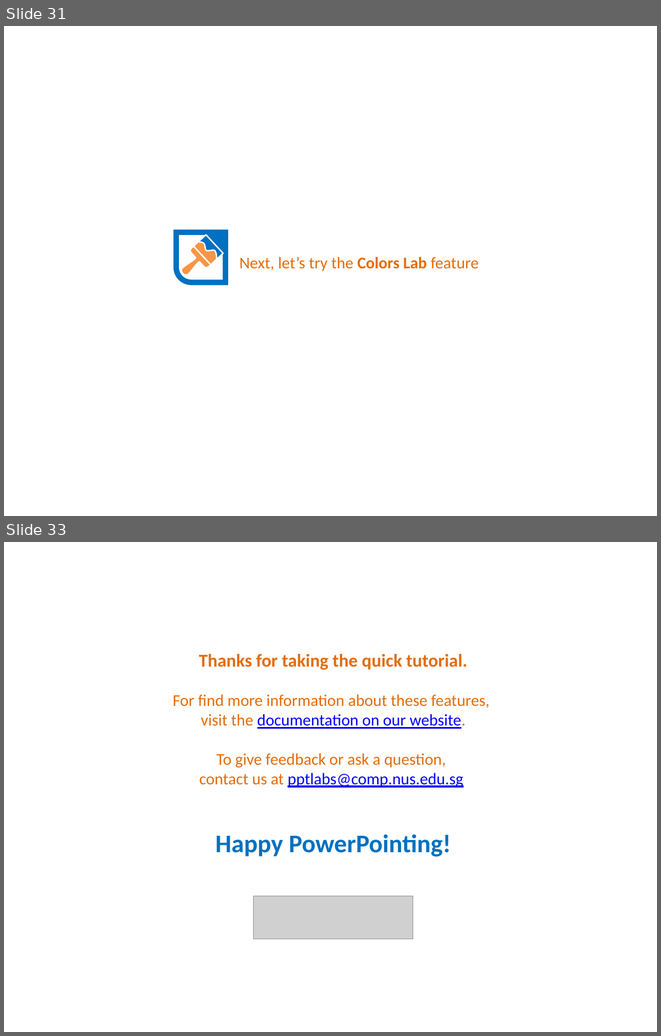
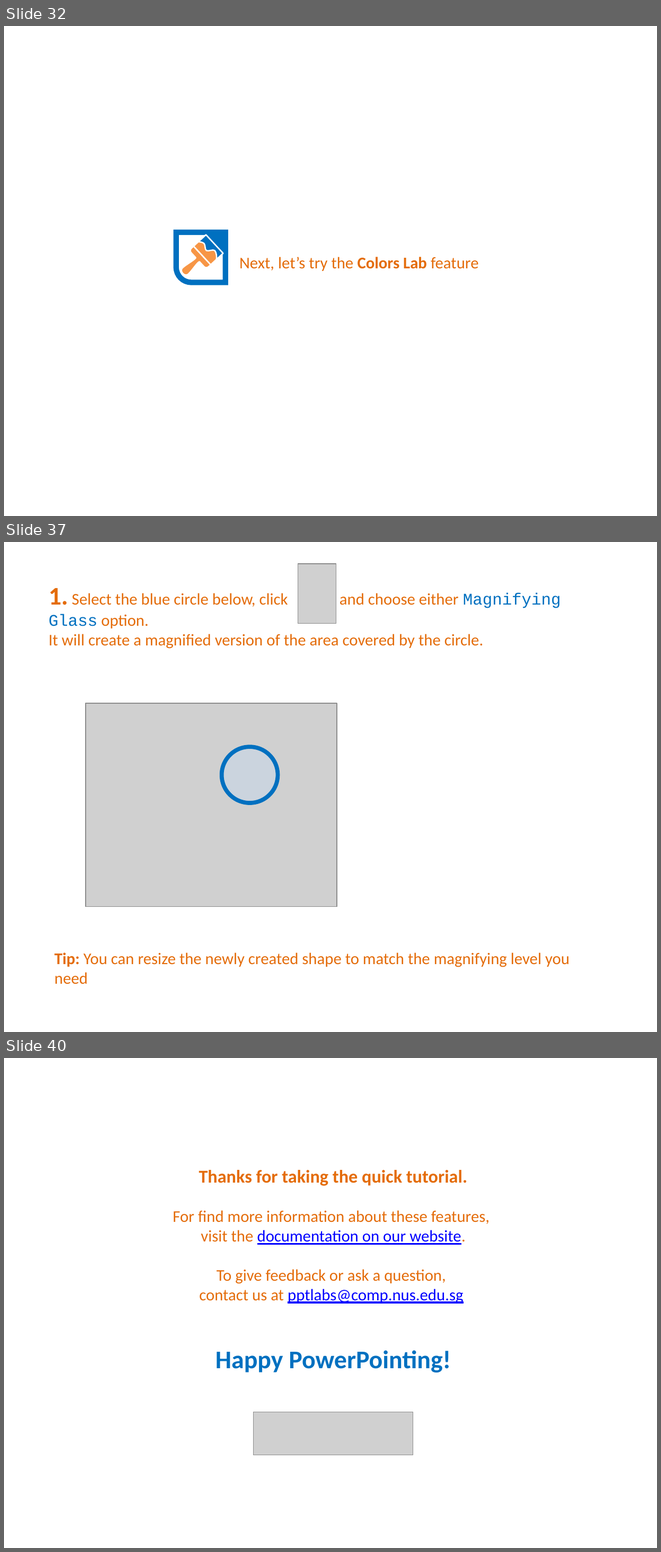
Before and after one commit to PowerPointLabs/PowerPointLabs, a slide deck: doc/PowerPointLabs Quick Tutorial.pptx. Shown one above the other, each under a label of ours: slides 31 and 33 before the commit, slides 32, 37 and 40 after it; the slides between them are not shown. The pictures are 661x1036 and 661x1552 pixels, drawn with LibreOffice and Linux fonts; fonts in the diff are those of the drawing; grey boxes stand for pictures. Boxes give left, top, right and bottom in pixels: in the first picture for what was removed or moved away, otherwise in the second. Text is boxed around its words. In the diff, an @@ line names an element or a change of style, - is before the commit and + after.

```diff
--- a/doc/PowerPointLabs Quick Tutorial.pptx
+++ b/doc/PowerPointLabs Quick Tutorial.pptx
@@ slide 37 added at box(4, 542, 657, 1032), background #FFFFFF @@
@@ picture added at box(298, 564, 336, 623) @@
@@ text added at box(49, 588, 561, 649), 18 pt, text #E46C0A @@
+1. Select the blue circle below, click and choose either Magnifying Glass option.
+It will create a magnified version of the area covered by the circle.
@@ picture added at box(86, 703, 337, 907) @@
@@ ellipse added at box(221, 747, 277, 803), fill #C6D9F1 at 45% opacity, outline #0070C0 4.5 pt @@
@@ text added at box(54, 952, 570, 984), 18 pt, text #E46C0A @@
+Tip: You can resize the newly created shape to match the magnifying level you need
@@ what was slide 31 is now slide 32 @@
@@ what was slide 33 is now slide 40 @@
```
Also in this commit, not shown: 13 slides changed, 6 other slides added.
